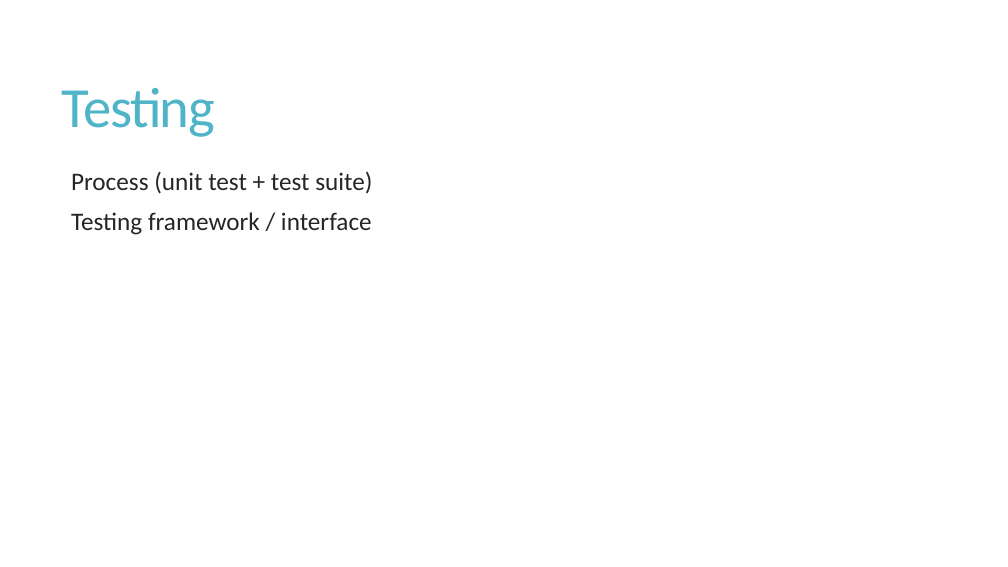
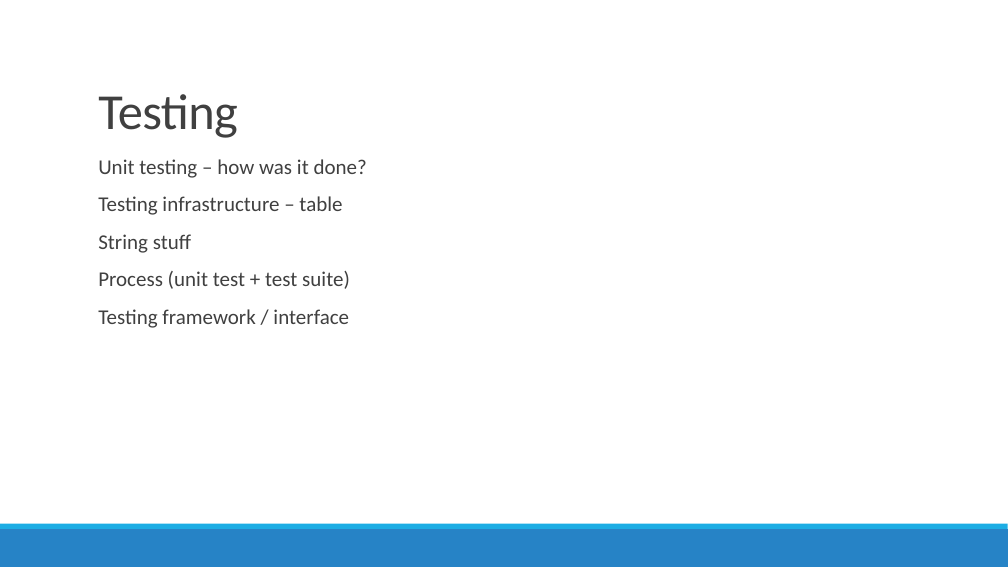
Before and after one commit to amqzhu/JSIL_report, a slide deck: slide 11 of presentation.pptx. Drawn at 1008x567 pixels with LibreOffice and Linux fonts; fonts in the diff are those of the drawing. Boxes give left, top, right and bottom in pixels: in the first picture for what was removed or moved away, otherwise in the second. Text is boxed around its words. In the diff, an @@ line names an element or a change of style, - is before the commit and + after.

```diff
--- a/presentation.pptx
+++ b/presentation.pptx
@@ title "Testing": place and size @@
-title "Testing" at bbox=[62, 88, 215, 137]
+title "Testing" at bbox=[98, 94, 238, 138]
@@ title "Testing" at bbox=[98, 94, 238, 138]: size 54 to 48 pt, text colour #50B4C8 to #404040, letter spacing -1.2 to -0.5 pt; vertical alignment middle to bottom @@
@@ text "Unit testing – how was ...": place and size @@
-text "Unit testing – how was ..." at bbox=[71, 171, 372, 235]
+text "Unit testing – how was ..." at bbox=[98, 159, 367, 328]
@@ text at bbox=[98, 159, 367, 253]: paragraphs added @@
+  Unit testing – how was it done?
+  Testing infrastructure – table
+  String stuff
@@ text at bbox=[98, 271, 350, 328]: size 24 to 20 pt, text colour #262626 to #404040 in "Process (unit test + test suite)", "Testing framework / interface"; line spacing 0.85 to 0.9; more space between paragraphs @@
@@ rectangle added at bbox=[0, 529, 1008, 567], fill #2683C6 @@
@@ rectangle added at bbox=[0, 524, 1008, 529], fill #1CADE4 @@
```
Also in this commit, not shown: 6 other slides changed, 7 slides added, 6 slides removed, 1 other file.
